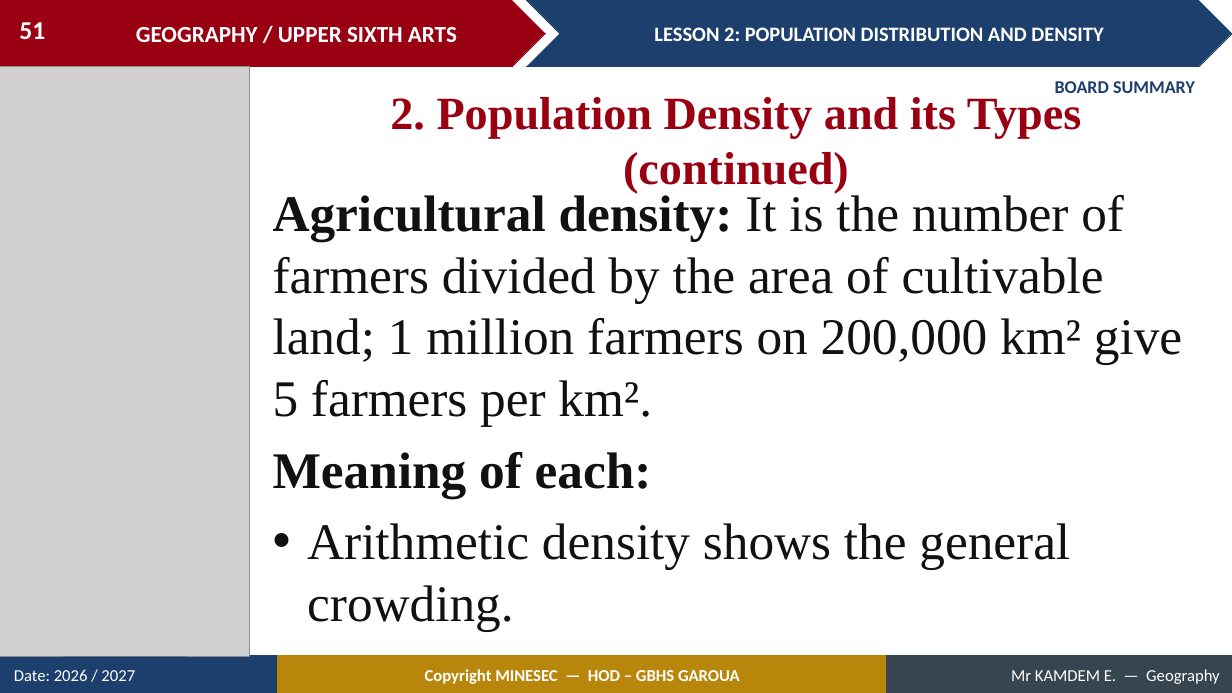
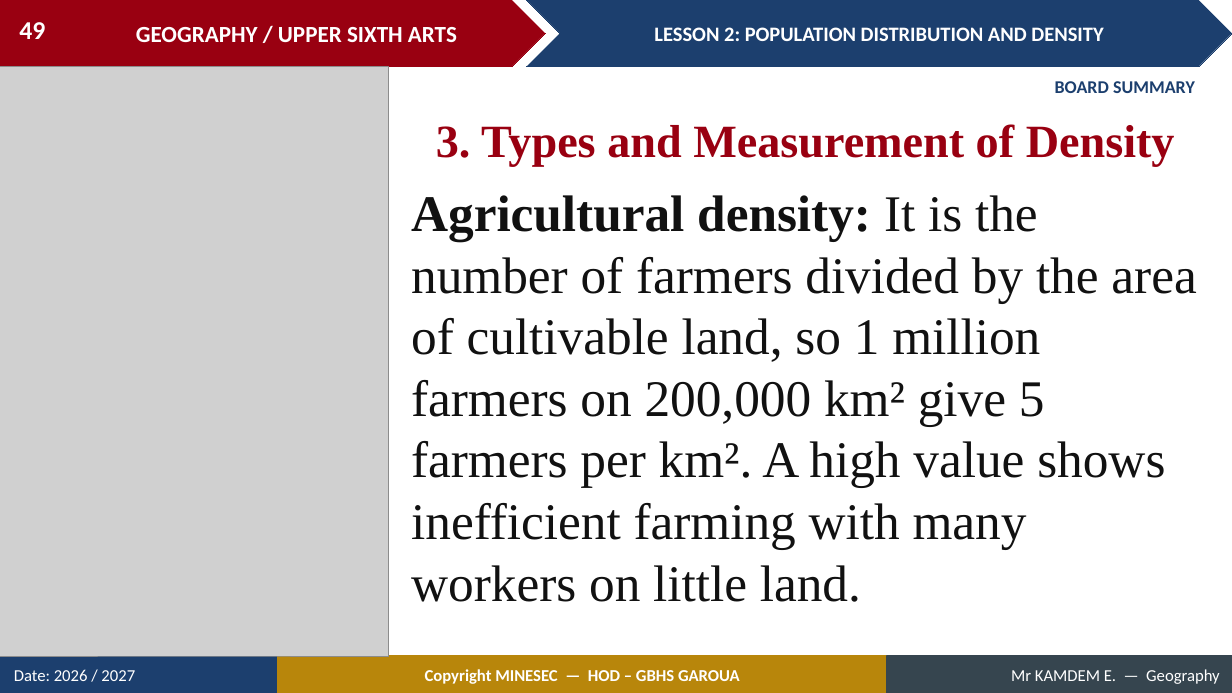
Before and after one commit to Berthautk/linea-github, a slide deck: slide 49 of lecons/USA/Population Geography/02_USA_POP_L02_Population_Distribution_and_Density.pptx (slide 51 before the commit). Drawn at 1232x693 pixels with LibreOffice and Linux fonts; fonts in the diff are those of the drawing; grey boxes stand for pictures. Boxes give left, top, right and bottom in pixels: in the first picture for what was removed or moved away, otherwise in the second. Text is boxed around its words. In the diff, an @@ line names an element or a change of style, - is before the commit and + after.

```diff
--- a/lecons/USA/Population Geography/02_USA_POP_L02_Population_Distribution_and_Density.pptx
+++ b/lecons/USA/Population Geography/02_USA_POP_L02_Population_Distribution_and_Density.pptx
@@ page number at <box>19,22,45,39</box>: text changed @@
-51
+49
@@ picture: place and size @@
-picture at <box>0,67,250,656</box>
+picture at <box>0,67,388,656</box>
@@ text at <box>436,124,1175,166</box>: text changed @@
-2. Population Density and its Types (continued)
+3. Types and Measurement of Density
@@ text at <box>411,195,1196,602</box>: text changed @@
-Agricultural density: It is the number of farmers divided by the area of cultivable land; 1 million farmers on 200,000 km² give 5 farmers per km².
-Meaning of each:
-• Arithmetic density shows the general crowding.
+Agricultural density: It is the number of farmers divided by the area of cultivable land, so 1 million farmers on 200,000 km² give 5 farmers per km². A high value shows inefficient farming with many workers on little land.
```
Also in this commit, not shown: 13 other slides changed, 3 slides added, 7 slides removed, 25 other files.
